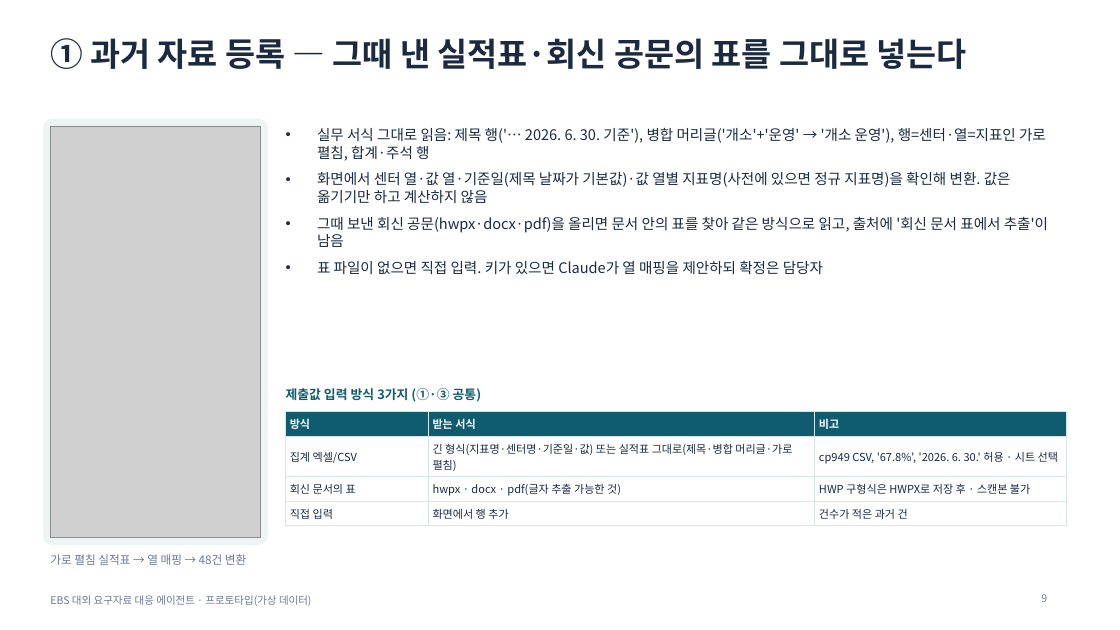
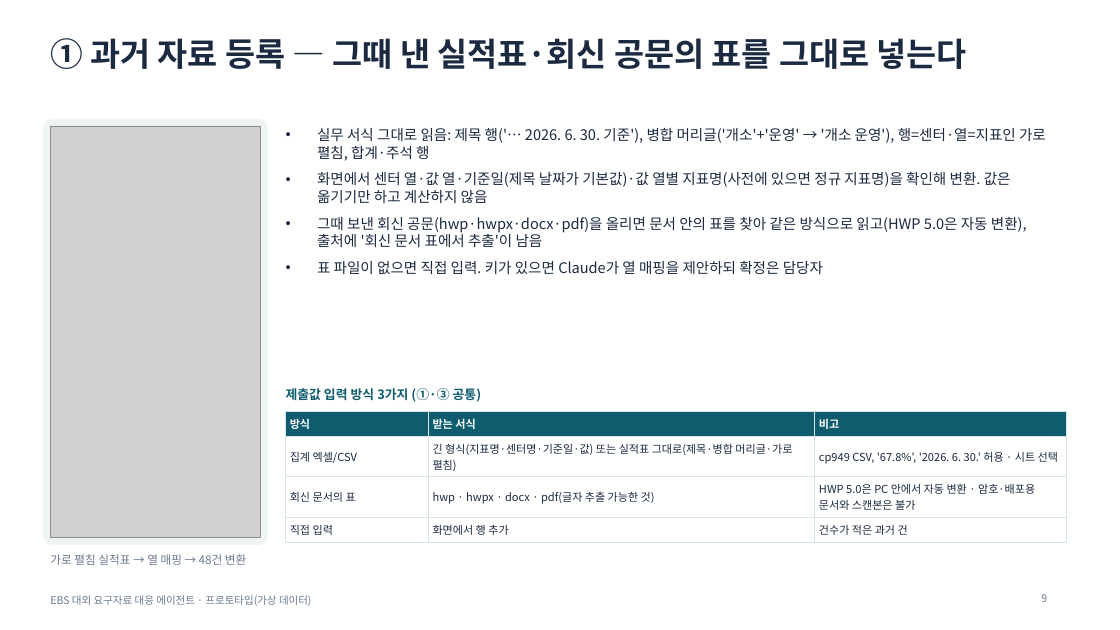
Before and after one commit to lts134/ebsjajucenter, a slide deck: slide 9 of app/docs/발표자료_EBS_요구자료대응에이전트.pptx. Drawn at 1120x630 pixels with LibreOffice and Linux fonts; fonts in the diff are those of the drawing; grey boxes stand for pictures. Boxes give left, top, right and bottom in pixels: in the first picture for what was removed or moved away, otherwise in the second. Text is boxed around its words. In the diff, an @@ line names an element or a change of style, - is before the commit and + after.

```diff
--- a/app/docs/발표자료_EBS_요구자료대응에이전트.pptx
+++ b/app/docs/발표자료_EBS_요구자료대응에이전트.pptx
@@ text at bbox=[317, 217, 1027, 247]: text changed @@
-• 그때 보낸 회신 공문(hwpx·docx·pdf)을 올리면 문서 안의 표를 찾아 같은 방식으로 읽고, 출처에 '회신 문서 표에서 추출'이 남음
+• 그때 보낸 회신 공문(hwp·hwpx·docx·pdf)을 올리면 문서 안의 표를 찾아 같은 방식으로 읽고(HWP 5.0은 자동 변환), 출처에 '회신 문서 표에서 추출'이 남음
@@ table at bbox=[286, 412, 1067, 539] @@
-row 3, column 2: hwpx · docx · pdf(글자 추출 가능한 것)
+row 3, column 2: hwp · hwpx · docx · pdf(글자 추출 가능한 것)
-row 3, column 3: HWP 구형식은 HWPX로 저장 후 · 스캔본 불가
+row 3, column 3: HWP 5.0은 PC 안에서 자동 변환 · 암호·배포용 문서와 스캔본은 불가
```
Also in this commit, not shown: 3 other slides changed, 15 other files.
